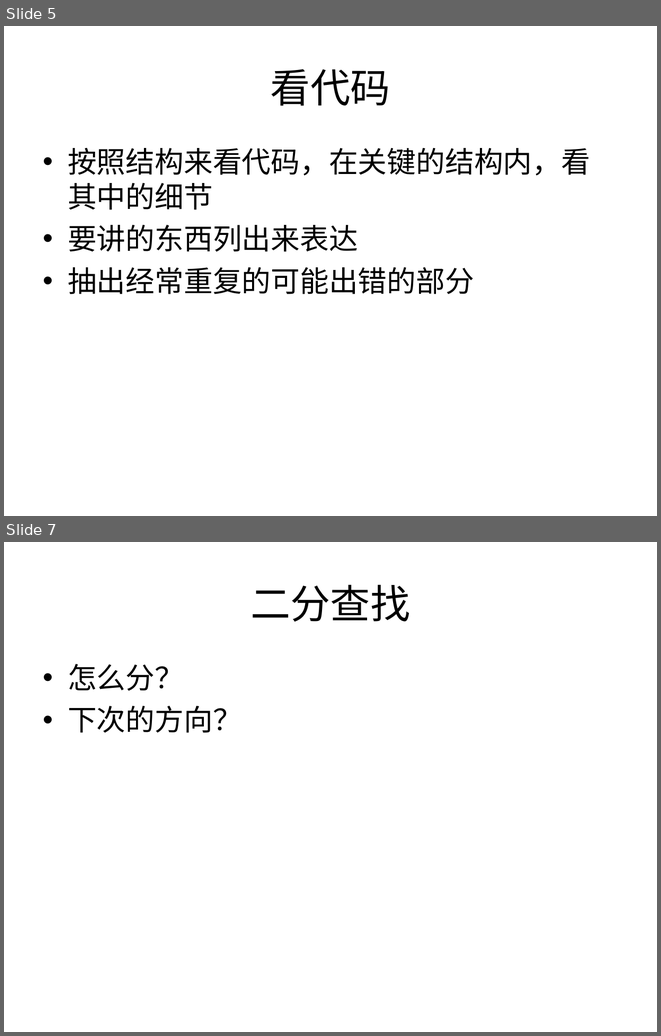
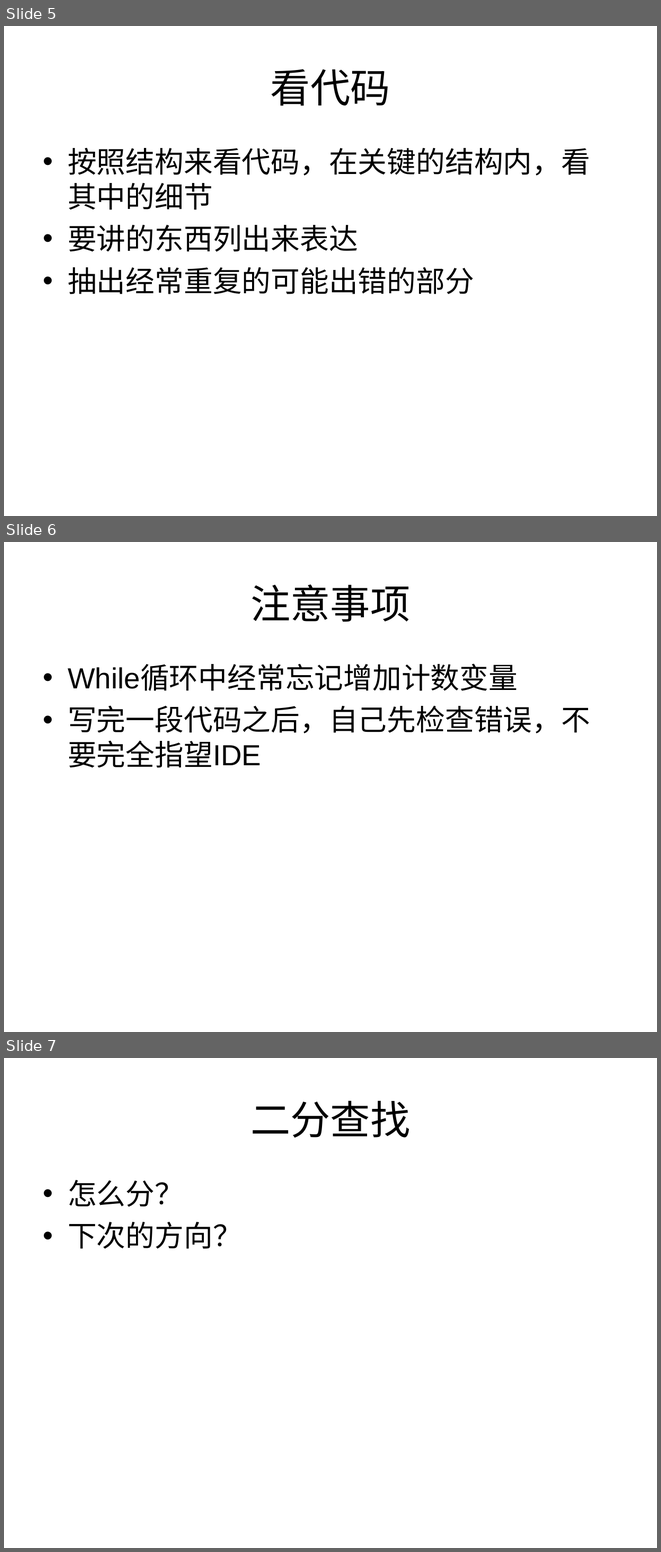
Before and after one commit to houjingbiao/leetcode, a slide deck: solutions/conclusion.ppt. Shown one above the other, each under a label of ours: slides 5 and 7 before the commit, slides 5, 6 and 7 after it; the slides between them are not shown. The pictures are 661x1036 and 661x1552 pixels, drawn with LibreOffice and Linux fonts; fonts in the diff are those of the drawing. Boxes give left, top, right and bottom in pixels: in the first picture for what was removed or moved away, otherwise in the second. Text is boxed around its words. In the diff, an @@ line names an element or a change of style, - is before the commit and + after.

```diff
--- a/solutions/conclusion.ppt
+++ b/solutions/conclusion.ppt
@@ slide 6 added at [4,542,657,1032], background #FFFFFF @@
@@ title added at [250,584,410,622], 44 pt, text #000000 @@
+注意事项
@@ text added at [68,665,590,768], 32 pt, text #000000 @@
+• While循环中经常忘记增加计数变量
+• 写完一段代码之后，自己先检查错误，不要完全指望IDE
```
Also in this commit, not shown: 1 slide changed, 2 slides removed.
